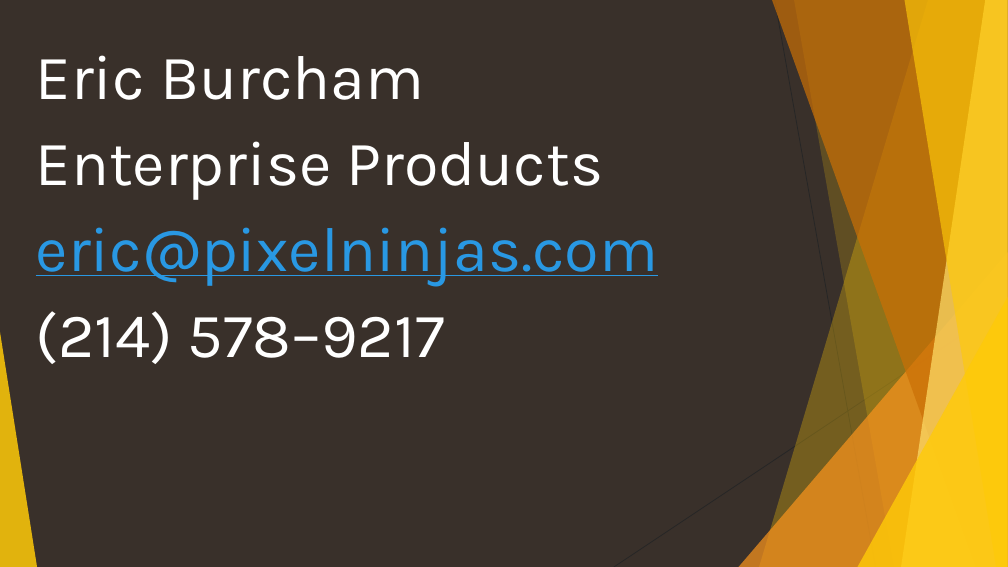
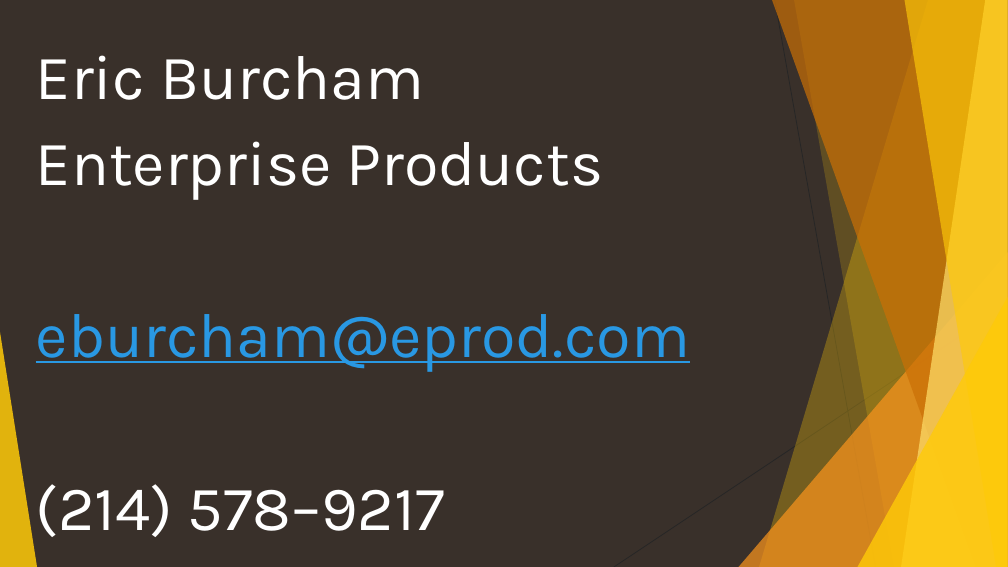
Before and after one commit to ericburcham/anti-patterns, a slide deck: slide 2 of anti-patterns.pptx. Drawn at 1008x567 pixels with LibreOffice and Linux fonts; fonts in the diff are those of the drawing. Boxes give left, top, right and bottom in pixels: in the first picture for what was removed or moved away, otherwise in the second. Text is boxed around its words. In the diff, an @@ line names an element or a change of style, - is before the commit and + after.

```diff
--- a/anti-patterns.pptx
+++ b/anti-patterns.pptx
@@ text at bbox=[36, 314, 690, 372]: text changed @@
-eric@pixelninjas.com
+eburcham@eprod.com
```
Also in this commit, not shown: 12 slides added.
